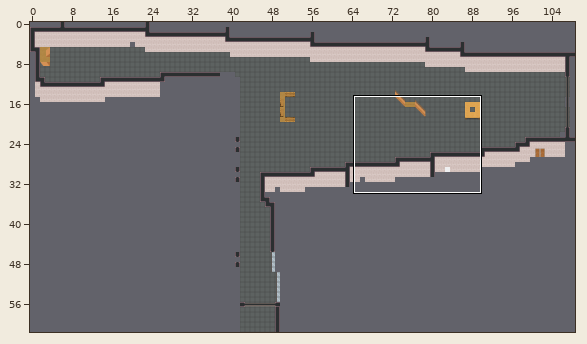
Two states of a Tiled map (JSON), maps/sek1_eg.tmj. Above, an overview of the earlier version with the close-up marked.
Close-up. Before:
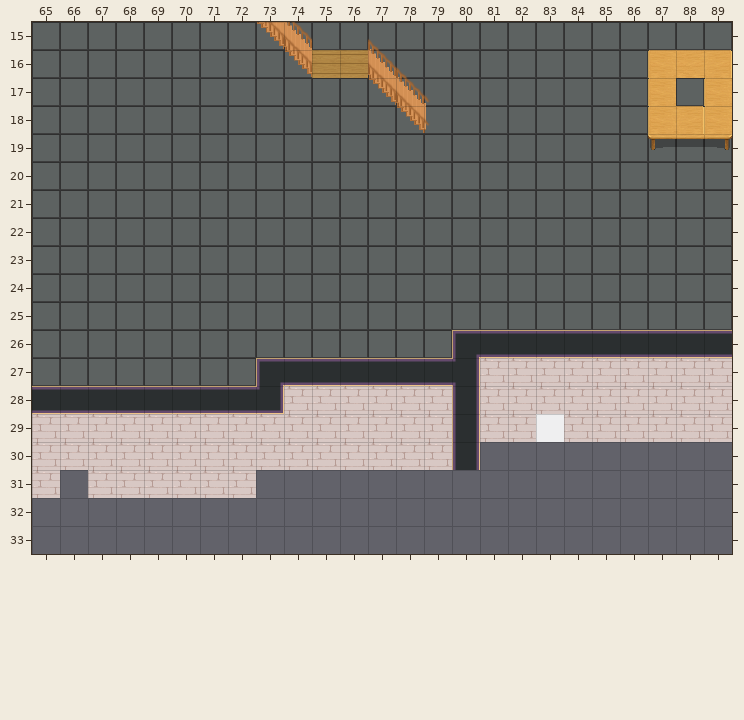
Cells are 32x32 px. Shown: x 65..89, y 15..33. The commit also changed other parts of the map, which this record leaves out.
New version:
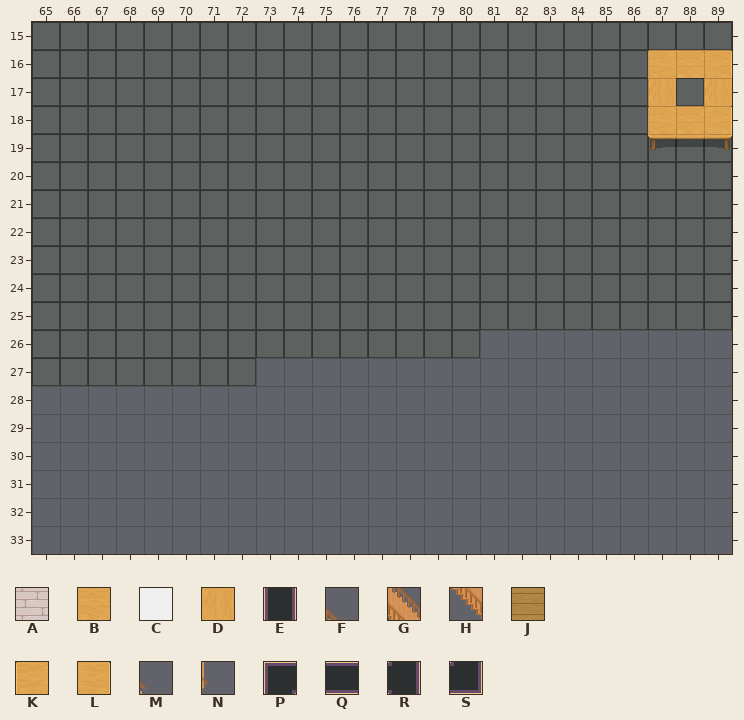
Key: from "Chunk 1": A 1, B 6, C 7, D 7 turned 90, E 8, F 14, G 18, H 20, J 22, K 23, L 24, M 25, N 26, P 32, Q 33, R 36, S 45.
_ is an empty cell.
Tiles replaced or removed in this view: A, C, E, F, G, H, J, K, L, M, N, P, Q, R, S.
The exact change:
Changed rows in their new state; . is an unchanged cell.
Layer "Boden":
first column x 65:
26 ................_.._
27 ................___.
28 ................___.
29 __.............._._.
30 __..................
Layer "Kachelebene 3":
first column x 73:
15 __.._............
16 ._____...........
17 ....___.......D.D
18 .....__........BL
Layer "Wand":
first column x 65:
26 ...............__________
27 ........________._.______
28 ________________._.______
29 _.______________._.______
30 _.______________.........
31 _.______.................
Pixel boxes of the changes (left, top, right, bottom) in both close-ups:
removed: (257, 22, 430, 133)
changed: (648, 78, 732, 134)
removed: (32, 330, 732, 498)
